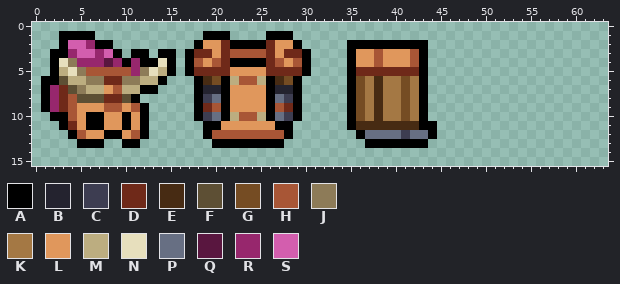
Edited in one commit: pixel-art sprite (items/armors/tirastrolls/tirastrolls-tier5separator/icons.png). Above, as it was before the edit.
The file is 64x16 pixels.
Palette (. is transparent): A #000000  B #24232f  C #3d3d51  D #6f2919  E #472b13  F #5d4f34  G #754c23  H #a85636  J #8d7b58  K #a47844  L #e0975c  M #bcad80  N #e7dfbd  P #676f83  Q #59163f  R #97276d  S #d35eae
Pixels before, first column x 1:
 1 ..AAAA............AAA....AAA................
 2 ..ASSRAA.........ALLDAAAADLLA.....AAAAAAAAA.
 3 .AARSSRSA.AA.AA.ADDLDHHHHDLDDA....ALLHLLLHA.
 4 .ANJRRRQRARAANA.AHLHDAAAADHLHA....ALLHLLLHA.
 5 .AMNJHHHHHRJNMA.ADDDDLLLLDDDDA....ADDDDDDDA.
 6 AAFMMJJDDJJMMA...AEGAMHHMAEGA.....AGKEKKGKA.
 7 ARDFJMMLHMMAA....ABBALLLLABBA.....AGKEKKGKA.
 8 ARDHFFFDDFA......ACPALLLLAPCA.....AGKEKKGKA.
 9 ARDHLLLHHLHA.....ADHALLLLAHDA.....AGKEKKGKA.
10 .AAHLAALLALA.....ACPAMHHMAPCA.....AGKEKKGKA.
11 ..ADLAALLALA......AALLLLLLAA......AEEEEEEEAA
12 ...AHLLAALHA......AHHHHHHHHA.......APPPPCPPA
13 ....AAA..AA........AAAAAAAA.........AAAAAAA.
After:
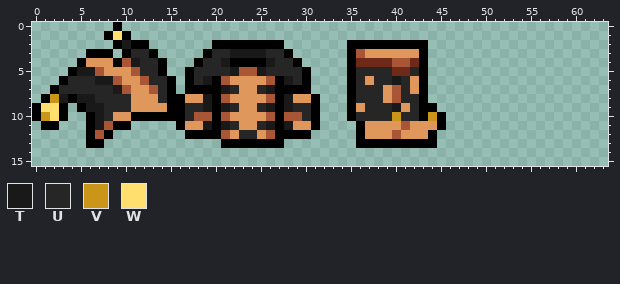
Colours new in this view: T #191919  U #262626  V #ca961a  W #ffdf6e
The exact change:
Changed rows in their new state; - is an unchanged pixel.
first column x 0:
 0 ---------A------------------------------------
 1 ---....-AWA--------...----...-----------------
 2 ---......ATAA-----..AA----AA..----------------
 3 --....AAA.AUUA..-..AUUTTTTUUA..-----H-L---L---
 4 --...ALLLAHTUUA.-.AUUT----TUUA.-----DDDDHHD---
 5 --..ATT-LLLHUUA.--UUUUTHHTUUUU------UUUU--U---
 6 -..AUUUTTHLLHUUA-AUTAHLLLLHATUA-----ULUUTUL---
 7 -.AUUUUUUTHLLHUA-A-AATU--UTAA-A-----UUULHUL---
 8 --VTATTUUUULLLUAALLTAH----HATLLA----UUULHUU---
 9 AWWA.ATTUUULLLLAAUUTATU--UTATUUA----LUUUTLU-A-
10 AVW-..-TU-LA-AAAAUHHAHLLLLHAHHUA----UUUUVUU-VA
11 -AA...-THA-..---ALLT-TU--UT-TLLA---.ALLLLHLLLA
12 ----..AH-....----AA-A-LUUL-A-AA------LLLHLLL--
13 -----.----..--------.---------------A-------A-
Pixel boxes of the changes (left, top, right, bottom) in both pictures:
changed: (32, 22, 446, 148)
